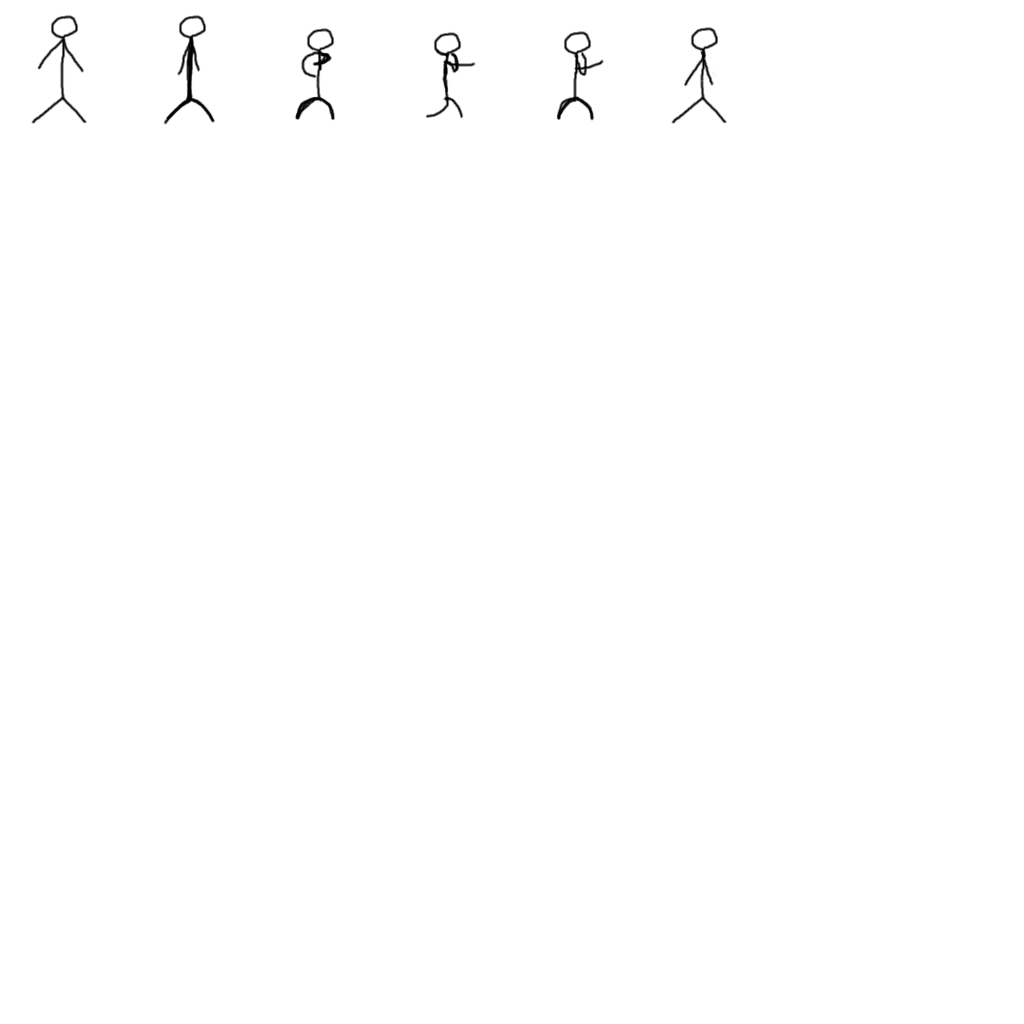
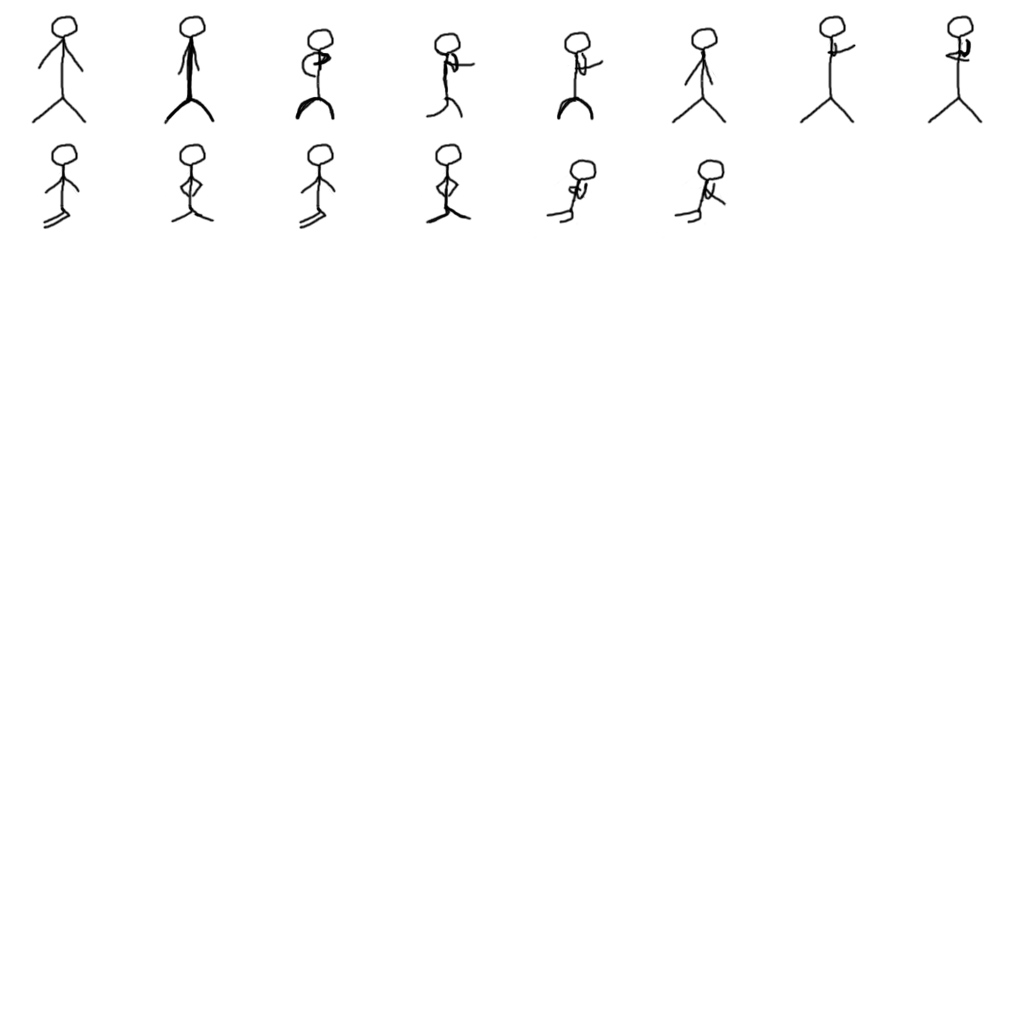
Layers edited between the first and the second 1024x1024 image:
added layer "Layer 1 copy 3" above "Layer 1 copy 2" over [662, 158, 727, 238]
added layer "Layer 1 copy 2" above "Layer 1 copy 6" over [534, 158, 598, 238]
added layer "Layer 1 copy 6" above "Layer 1 copy 4" over [425, 142, 472, 225]
added layer "Layer 1 copy 4" above "Layer 1 copy 5" over [298, 142, 336, 230]
added layer "Layer 1 copy 5" above "Layer 1" over [170, 142, 215, 224]
added layer "Layer 1" above "Stand copy 2" over [42, 142, 80, 230]
added layer "Stand copy 2" above "Stand copy" over [927, 14, 983, 124]
added layer "Stand copy" above "Punch 5" over [799, 14, 857, 124]
